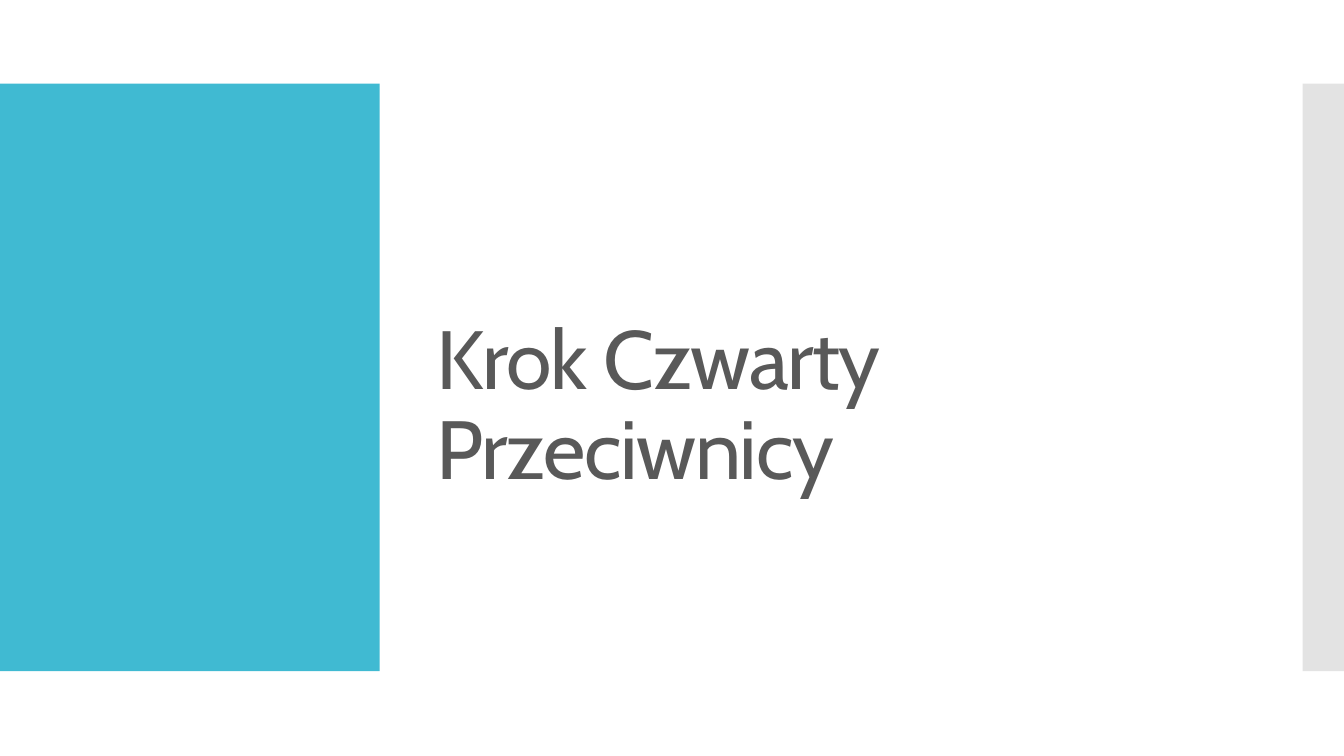
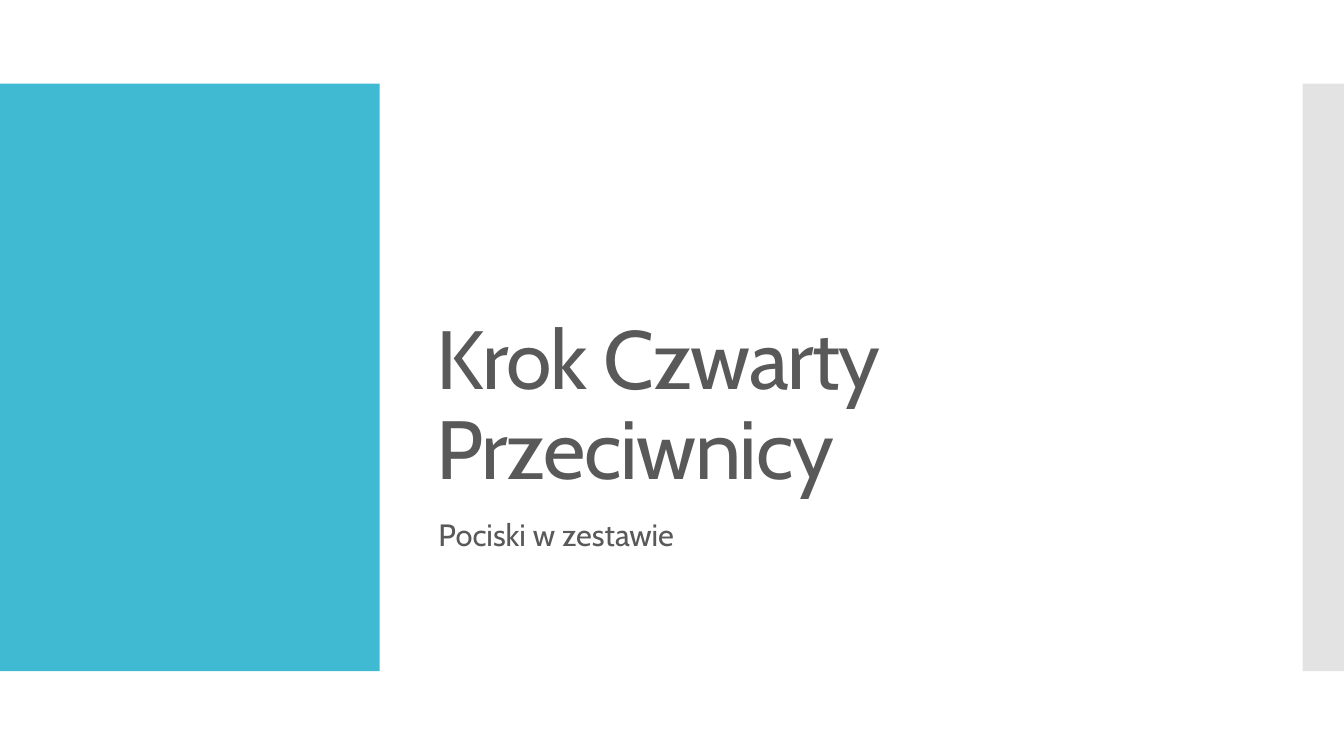
Before and after one commit to Pawel095/PJ_Pygame_Prezentacja, a slide deck: slide 15 of PPoint.pptx (slide 12 before the commit). Drawn at 1344x756 pixels with LibreOffice and Linux fonts; fonts in the diff are those of the drawing; background and template pictures are left out. Boxes give left, top, right and bottom in pixels: in the first picture for what was removed or moved away, otherwise in the second. Text is boxed around its words. In the diff, an @@ line names an element or a change of style, - is before the commit and + after.

```diff
--- a/PPoint.pptx
+++ b/PPoint.pptx
@@ text added at <box>438,523,674,547</box>, 22 pt, text #595959 @@
+Pociski w zestawie
```
Also in this commit, not shown: 4 other slides changed, 9 slides added.
